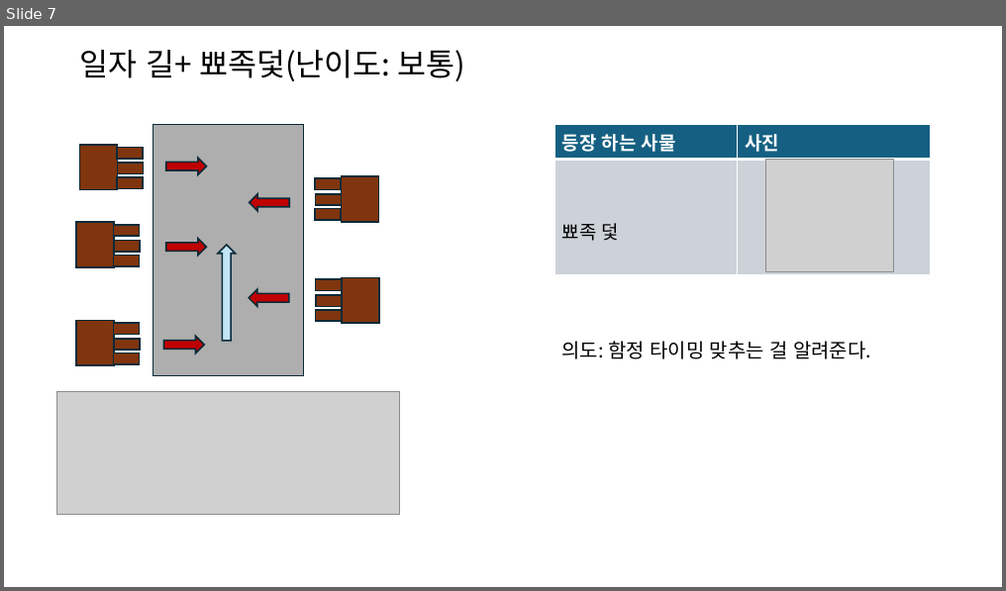
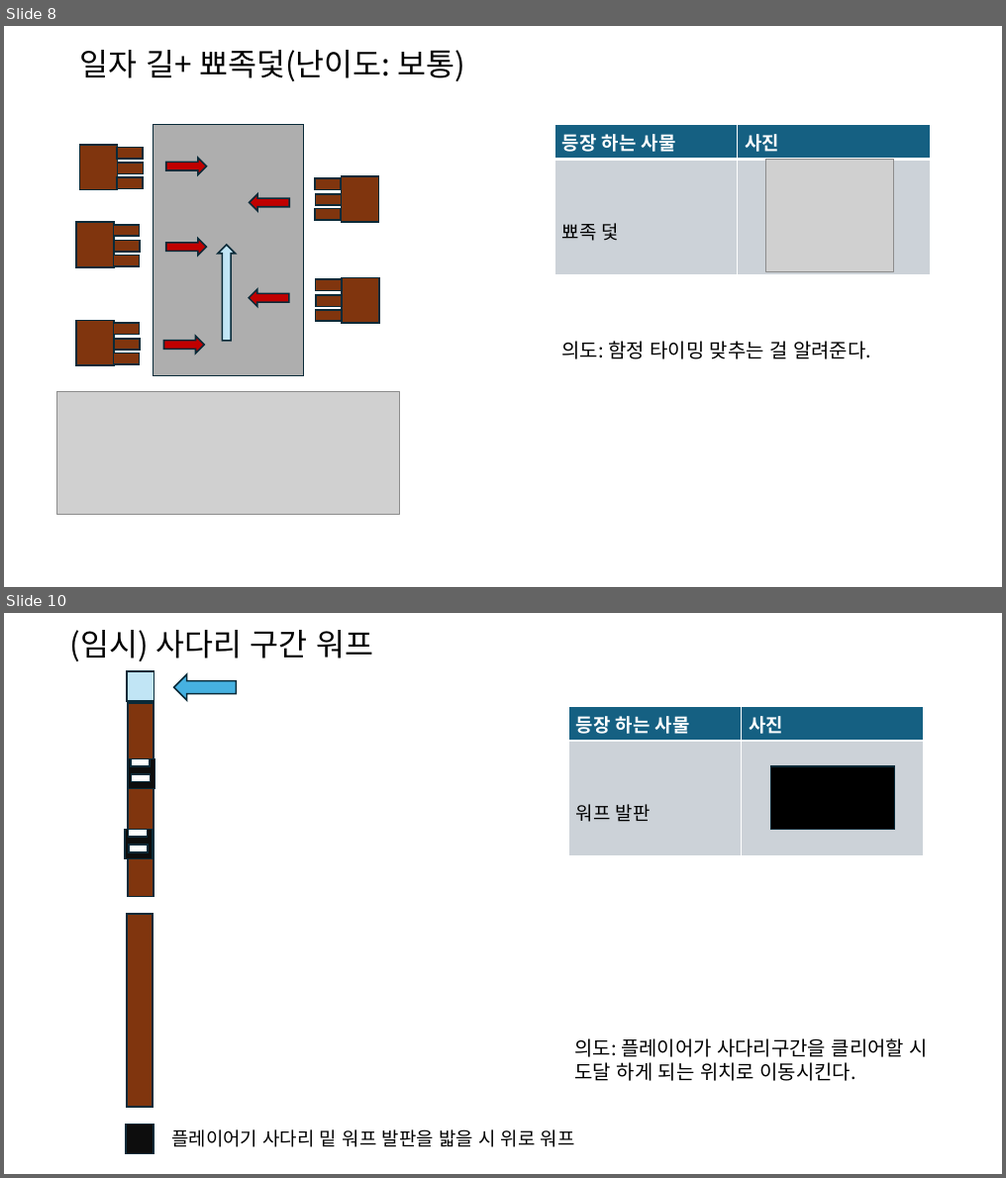
Before and after one commit to Taehyeon88/Team7_SupperUp, a slide deck: 레벨 디자인 기획서/Supper Up 레벨 만들기.pptx. Shown one above the other, each under a label of ours: slide 7 before the commit, slides 8 and 10 after it; the slides between them are not shown. The pictures are 1006x591 and 1006x1178 pixels, drawn with LibreOffice and Linux fonts; fonts in the diff are those of the drawing; grey boxes stand for pictures. Boxes give left, top, right and bottom in pixels: in the first picture for what was removed or moved away, otherwise in the second. Text is boxed around its words. In the diff, an @@ line names an element or a change of style, - is before the commit and + after.

```diff
--- a/레벨 디자인 기획서/Supper Up 레벨 만들기.pptx
+++ b/레벨 디자인 기획서/Supper Up 레벨 만들기.pptx
@@ slide 10 added at bbox=[4, 613, 1002, 1174], background #FFFFFF @@
@@ title added at bbox=[70, 630, 374, 662], 30 pt, text #000000 @@
+(임시) 사다리 구간 워프
@@ rectangle added at bbox=[127, 671, 154, 701], fill #C1E5F5, outline #092A39 1.5 pt @@
@@ right arrow added at bbox=[174, 674, 236, 700], fill #46B1E1, outline #092A39 1.5 pt @@
@@ rectangle added at bbox=[128, 703, 152, 897], fill #80350E, outline #092A39 1.5 pt @@
@@ table added at bbox=[568, 707, 924, 857], 2 rows, 2 columns @@
+등장 하는 사물 | 사진
+워프 발판 | 
@@ rectangle added at bbox=[128, 759, 155, 789], fill #0D0D0D, outline #092A39 1.5 pt @@
@@ rectangle added at bbox=[131, 759, 150, 766], fill #FFFFFF, outline #092A39 1.5 pt @@
@@ rectangle added at bbox=[132, 774, 150, 782], fill #FFFFFF, outline #092A39 1.5 pt @@
@@ rectangle added at bbox=[770, 766, 895, 830], fill #000000, outline #092A39 1.5 pt @@
@@ rectangle added at bbox=[126, 830, 152, 860], fill #0D0D0D, outline #092A39 1.5 pt @@
@@ rectangle added at bbox=[129, 830, 147, 837], fill #FFFFFF, outline #092A39 1.5 pt @@
@@ rectangle added at bbox=[129, 845, 148, 853], fill #FFFFFF, outline #092A39 1.5 pt @@
@@ rectangle added at bbox=[127, 914, 152, 1108], fill #80350E, outline #092A39 1.5 pt @@
@@ text added at bbox=[575, 1039, 928, 1081], 19 pt, text #000000 @@
+의도: 플레이어가 사다리구간을 클리어할 시
+도달 하게 되는 위치로 이동시킨다.
@@ rectangle added at bbox=[126, 1124, 153, 1155], fill #0D0D0D, outline #092A39 1.5 pt @@
@@ text added at bbox=[171, 1130, 575, 1148], 18 pt, text #000000 @@
+플레이어기 사다리 밑 워프 발판을 밟을 시 위로 워프
@@ what was slide 7 is now slide 8 @@
```
Also in this commit, not shown: 1 slide changed, 10 other slides added.
